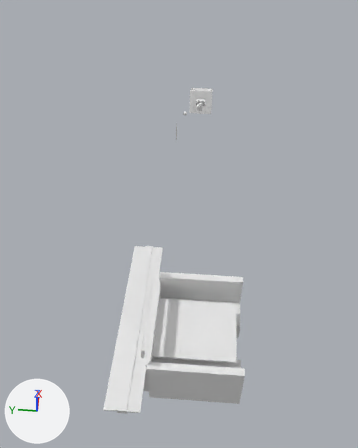
An edit to the Blender file blend-files/scene.blend, drawn before and after from the same camera.
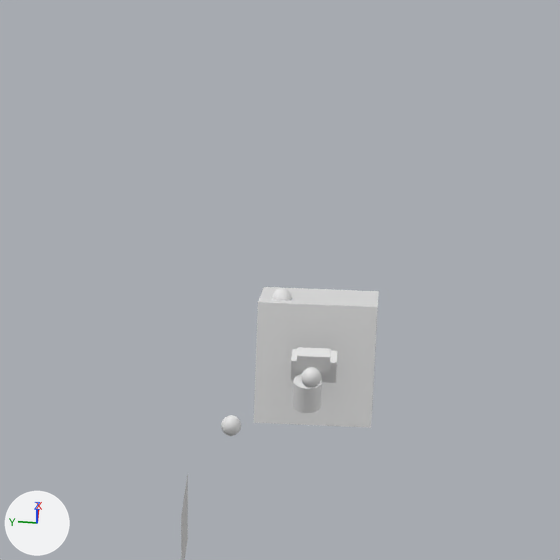
Old and new are each drawn from a 50 mm camera at (-69.4, -4.8, 104.5) aimed at (60.6, 5.3, -24.0) and again close up on the part from 40% to 69% of the width and 8% to 31% of the height. Lighting does not change. The marker at lower left points along +X, +Y and +Z.

In view in the first close-up: 'E1', 'Maguro', 'Sashimi', 'Shari.001', 'WaterPillar'.
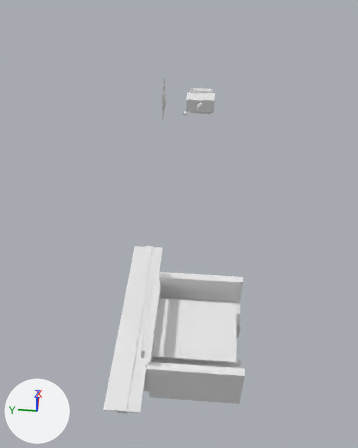
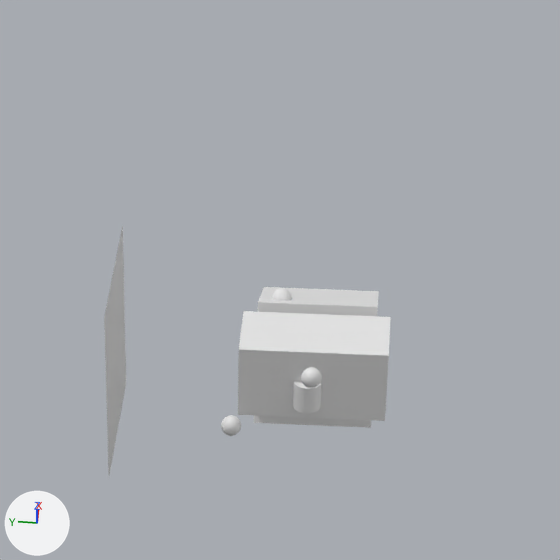
What differs and where, as boxes [x1, y1, x2, y2] in the close-ups (560 x 560 px):
'Sashimi', rescaled (221% wider, 217% taller)
    before: [291, 349, 338, 383]
    after: [238, 311, 391, 421]
'E1', moved, rescaled
    before: [181, 473, 188, 560]
    after: [104, 226, 126, 475]
'Maguro', unchanged, covered by the edit
    both: [254, 287, 379, 428]

Patch to the scene script:
```diff
--- a/blend-files/scene.blend.py
+++ b/blend-files/scene.blend.py
@@ ob_e1 @@
 ob_e1.parent = ob_scenemaguro
-ob_e1.location = (-27.67, 7.045, -8.483)
-ob_e1.scale = (4.95, 4.95, 4.95)
+ob_e1.location = (0.143, 14.29, -12.62)
+ob_e1.scale = (13.0, 13.0, 13.0)
@@ ob_sashimi @@
 ob_sashimi.location = (0.0344, -0.00722, -13.03)
-ob_sashimi.scale = (3.25, 3.25, 3.25)
+ob_sashimi.scale = (10.6, 10.6, 10.6)
```
